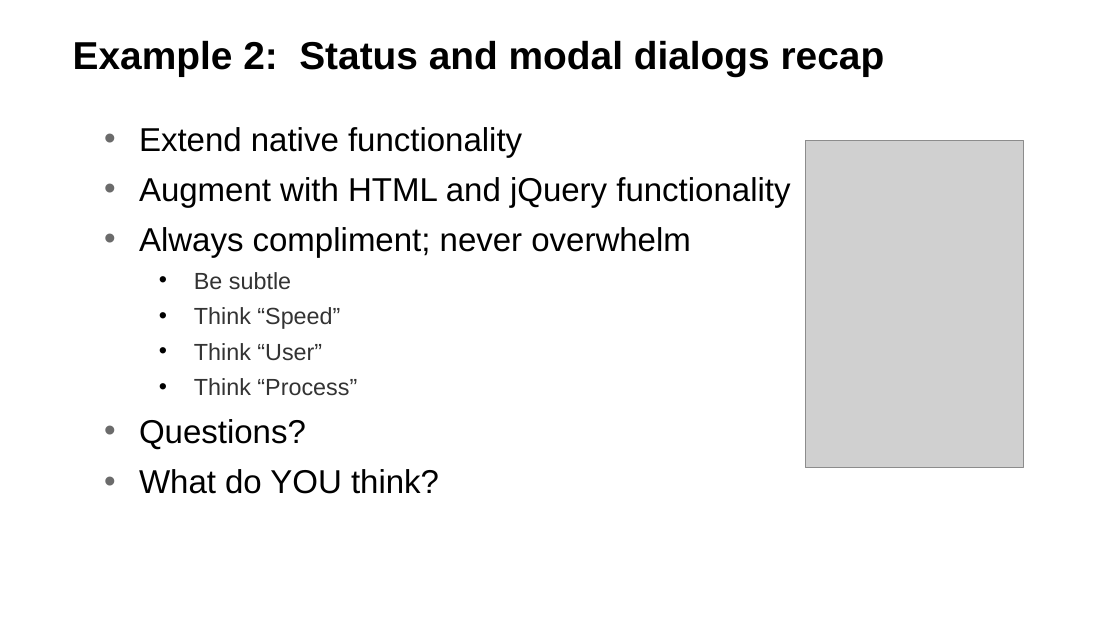
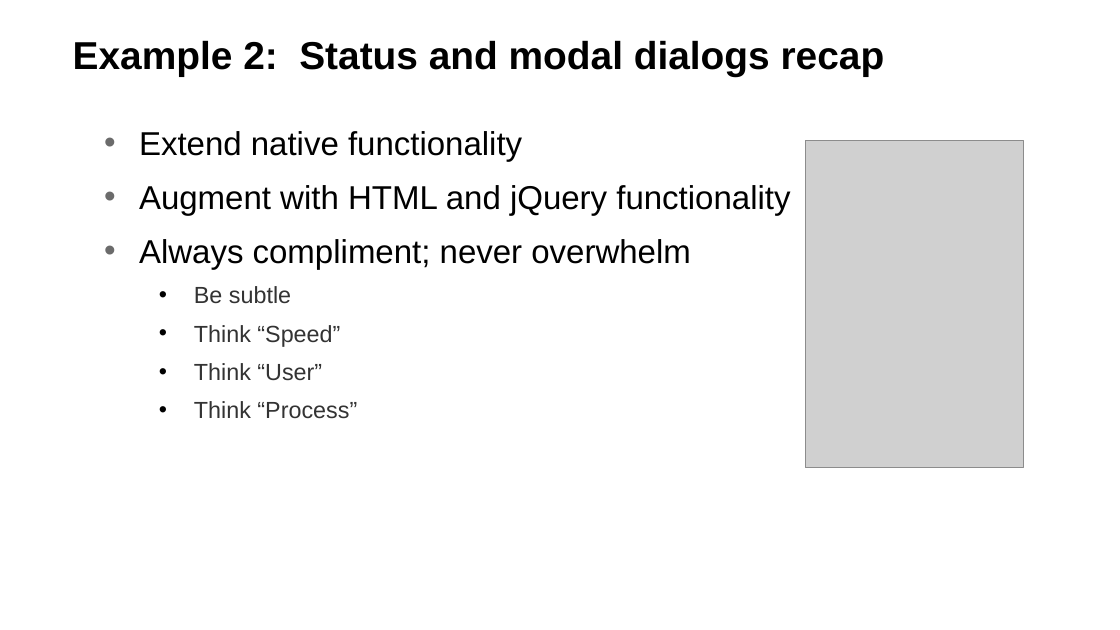
Before and after one commit to techman97/SFDC_Code, a slide deck: slide 16 of 16x9_DF2012_v3 - jQuery.pptx. Drawn at 1120x630 pixels with LibreOffice and Linux fonts; fonts in the diff are those of the drawing; grey boxes stand for pictures; background and template pictures are left out. Boxes give left, top, right and bottom in pixels: in the first picture for what was removed or moved away, otherwise in the second. Text is boxed around its words. In the diff, an @@ line names an element or a change of style, - is before the commit and + after.

```diff
--- a/16x9_DF2012_v3 - jQuery.pptx
+++ b/16x9_DF2012_v3 - jQuery.pptx
@@ text "Extend native functionality" at box(139, 131, 790, 419): line spacing 1.1 to 1.2 @@
@@ text at box(139, 419, 439, 494): paragraphs removed @@
-• Questions?
-• What do YOU think?
```
Also in this commit, not shown: 6 other slides changed, 2 other files.
